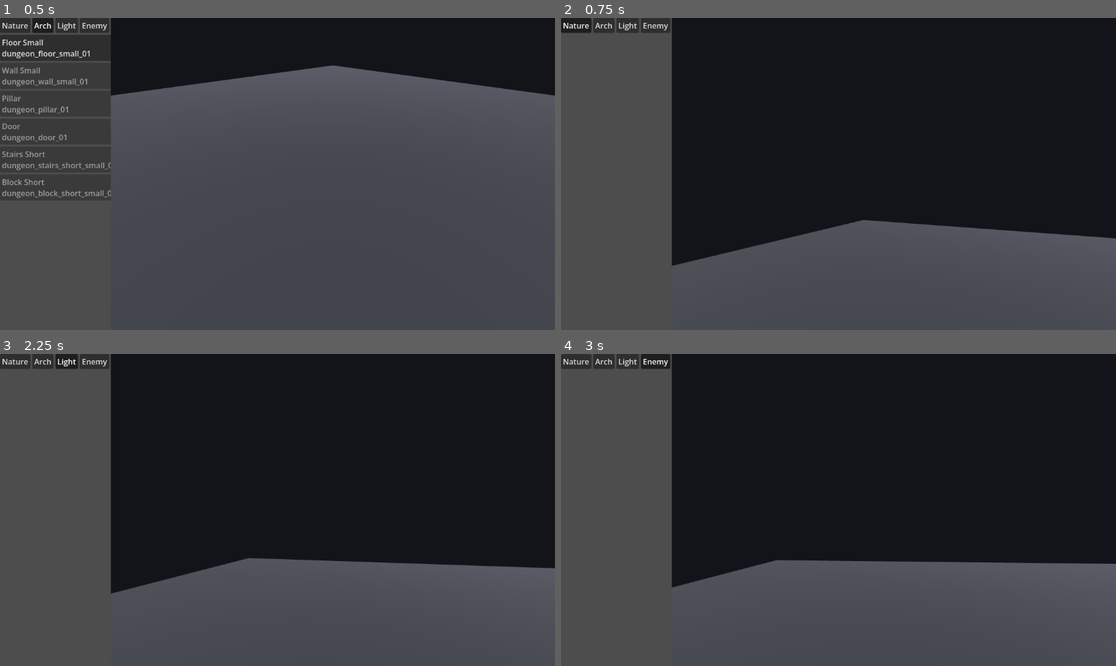
Above: before the commit, frames 1-4 (two rows, left to right).
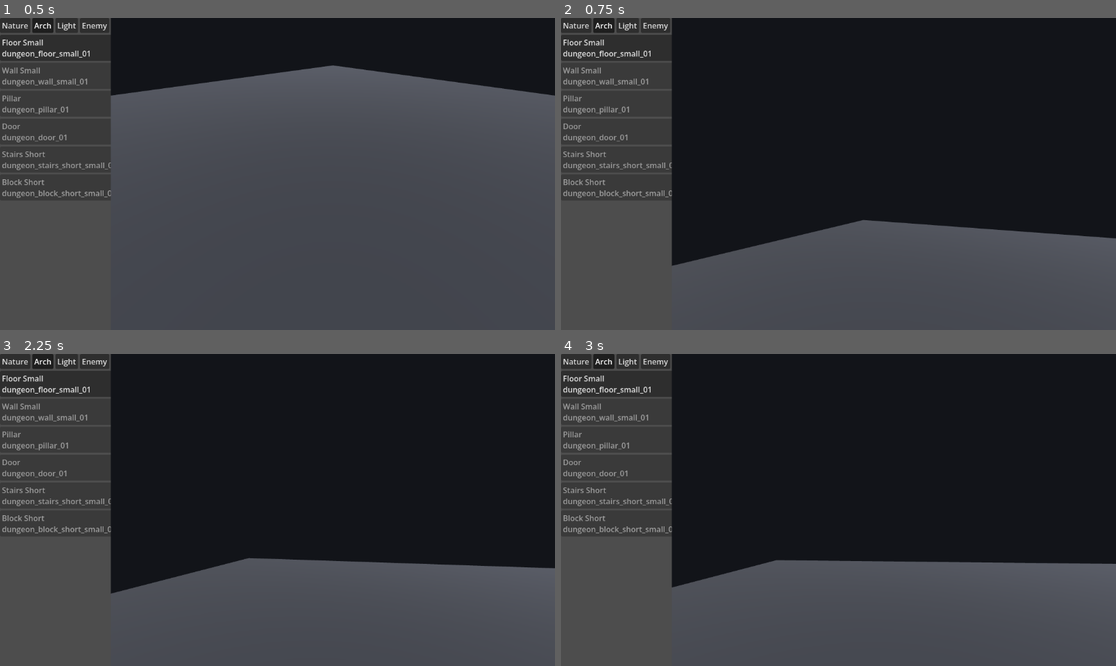
Above: after the commit, the same moments.

Repository: huhmiel-games/SoulMaker
Game: Godot game, scene res://scenes/main.tscn
The game is run twice, just before and just after one commit, with the same random seed, the same clock (stepped at 60 frames per second) and the same inputs.
Inputs (mouse positions are in pixels of both pictures, inside the frame that each line leads up to):
- Up to frame 1 (0.5 s): no input
- Up to frame 2 (0.75 s): click (577, 24) at 0.5 s, where only the run before the commit has a clickable "Nature"
- Up to frame 3 (2.25 s): click (44, 360) at 1.25 s, where only the run before the commit has a clickable "Arch"; click (66, 360) at 2 s, where only the run before the commit has a clickable "Light"
- Up to frame 4 (3 s): click (655, 360) at 2.75 s, where only the run before the commit has a clickable "Enemy"

Frame 1 is identical in both runs. In frame 2, 2.3% of the frame differs, in the area x 0-21%, y 1-58%; in frame 3, 2.3%; in frame 4, 2.3%.

Commit message:
editor parity: mouse selects nothing, A/E always places, click-pick removed
- catalog panel rows + tabs are display-only (MOUSE_FILTER_IGNORE);
  click wiring and asset_selected signal removed
- _place_or_select -> _place_current: A/E always places current_id,
  select-under-center branch gone
- viewport click-select removed (_unhandled_input branch, _pick_at_screen,
  _pick_placement_at_screen): no world_3d access remains, Jolt-time
  direct_space_state crash gone by construction
- monotonic _next_iid: instance ids never reused after delete; counter
  re-anchored past highest loaded suffix on load_map
- drop dead GROUND_LAYER/SELECT_MASK consts

Diff:
--- a/src/editors/catalog_panel.gd
+++ b/src/editors/catalog_panel.gd
@@ -1,13 +1,10 @@
 class_name CatalogPanel
 extends VBoxContainer
 
-## Editor catalog panel (P1 map editor): category tabs at the top, one button
-## per catalog entry in the selected category. The `asset_selected` signal
-## carries the catalog id. `current_id` tracks the focused entry so the gamepad
-## can cycle (D-pad up/down within tab, left/right across tabs) and place (A)
-## without a mouse.
-
-signal asset_selected(id: String)
+## Editor catalog panel (P1 map editor): category tabs at the top, one row
+## per catalog entry in the selected category. Rows are display-only
+## (MOUSE_FILTER_IGNORE) — selection is keyboard/gamepad only (arrows/D-pad),
+## placement is A/E. `current_id` tracks the focused entry.
 
 ## Attach points — must exist in the scene scaffold.
 @onready var tab_bar: HBoxContainer = get_node("TabBar")
@@ -75,7 +72,8 @@
 		button.custom_minimum_size = Vector2(0.0, 54.0)
 		button.alignment = HORIZONTAL_ALIGNMENT_LEFT
 		button.focus_mode = Control.FOCUS_NONE
-		button.pressed.connect(func() -> void: asset_selected.emit(id))
+		# Display-only row: the mouse never selects (keyboard/gamepad parity).
+		button.mouse_filter = Control.MOUSE_FILTER_IGNORE
 		_buttons[id] = button
 		_entry_data[id] = entry
 		entry_list.add_child(button)
@@ -108,8 +106,8 @@
 		btn.toggle_mode = true
 		btn.focus_mode = Control.FOCUS_NONE
 		btn.custom_minimum_size = Vector2(0.0, 28.0)
-		var cat_copy: String = cat
-		btn.pressed.connect(func() -> void: _select_tab(cat_copy))
+		# Display-only tab: the mouse never switches (keyboard/gamepad parity).
+		btn.mouse_filter = Control.MOUSE_FILTER_IGNORE
 		_tab_buttons[cat] = btn
 		tab_bar.add_child(btn)
 
--- a/src/editors/map_editor.gd
+++ b/src/editors/map_editor.gd
@@ -12,14 +12,14 @@
 const PLACEMENT_GROUP := "placement"
 const SELECTOR_GROUP := "placement_selector"
 const SELECTOR_LAYER := 2
-const GROUND_LAYER := 1
-const SELECT_MASK := GROUND_LAYER | SELECTOR_LAYER
 const MAPS_DIR := "user://maps"
 
 const MOVE_STEP := 0.25
 const MOVE_FINE := 0.05
 
 ## Attach points (must exist in the scene scaffold).
+## world_viewport is currently unused (no picking) — kept for the gizmo/move
+## rework which will need viewport queries again.
 @onready var world_viewport: SubViewport = get_node("ViewportContainer/WorldViewport")
 @onready var placement_root: Node3D = get_node("ViewportContainer/WorldViewport/Placements")
 @onready var editor_camera: OrbitCamera = get_node("ViewportContainer/WorldViewport/EditorCamera")
@@ -33,12 +33,16 @@
 var _selected: Node3D = null
 var _playtest_active := false
 var current_map_name := "corridor_01"
+## Monotonic placement counter — instance ids must stay unique even after
+## deletions, so they are never derived from _placements.size().
+var _next_iid: int = 0
 
 
 func _ready() -> void:
 	# The editor cursor is never shown: orbit is drag-free (motion always feeds
-	# the camera), but clicks must still reach the catalog/placement, so HIDDEN
-	# (invisible yet functional) rather than CAPTURED (locked to center).
+	# the camera) and the mouse selects nothing — panel browsing is arrows /
+	# D-pad only, placement is A/E. HIDDEN (invisible yet functional) rather
+	# than CAPTURED (locked to center).
 	Input.mouse_mode = Input.MOUSE_MODE_HIDDEN
 	var load_err := catalog.load()
 	if load_err != OK:
@@ -48,18 +52,10 @@
 	refill_catalog()
 	for issue in issues:
 		_set_status("catalog issue: %s" % issue)
-	_set_status("editor ready — click an asset to place it")
-
-	catalog_panel.asset_selected.connect(_on_asset_selected)
+	_set_status("editor ready — arrows browse the catalog, E places")
+
 	InputManager.action_pressed.connect(_on_input_action)
 	InputManager.set_profile(&"editor")
-
-
-func _unhandled_input(event: InputEvent) -> void:
-	if event is InputEventMouseButton:
-		var mb := event as InputEventMouseButton
-		if mb.button_index == MOUSE_BUTTON_LEFT and mb.pressed and not _playtest_active:
-			_pick_at_screen(world_viewport.get_mouse_position())
 
 
 func _process(_delta: float) -> void:
@@ -97,7 +93,8 @@
 	if packed == null:
 		_set_status("cannot load %s" % scene_path)
 		return
-	var iid := "inst_%04d" % _placements.size()
+	var iid := "inst_%04d" % _next_iid
+	_next_iid += 1
 	var placement := _instance_placement(packed, id, iid)
 	var spot := _spawn_point()
 	placement.position = spot
@@ -140,57 +137,18 @@
 
 
 ## ── selection ──────────────────────────────────────────────────────────
-
-func _pick_at_screen(screen_pos: Vector2) -> void:
-	var placement := _pick_placement_at_screen(screen_pos)
-	if placement != null:
-		_select(placement)
-		_refresh_debug()
-		return
-	var origin := editor_camera.project_ray_origin(screen_pos)
-	var dir := editor_camera.project_ray_normal(screen_pos)
-	var space := world_viewport.world_3d.direct_space_state
-	var query := PhysicsRayQueryParameters3D.create(origin, origin + dir * 1000.0, SELECT_MASK)
-	var hit := space.intersect_ray(query)
-	if not hit.is_empty():
-		var collider: Node = hit.get("collider")
-		if collider != null and collider.is_in_group("ground"):
-			_select(null)
-			_refresh_debug()
-			return
-	_set_status("miss (empty space)")
-
-
-## Gamepad (A) fallback: selects whichever placement the camera center hits,
-## otherwise places the current catalog entry at the spawn point.
-func _place_or_select() -> void:
-	var center := world_viewport.get_visible_rect().size * 0.5
-	var placement := _pick_placement_at_screen(center)
-	if placement != null:
-		_select(placement)
-		_refresh_debug()
-		return
+## NOTE: picking existing placements (mouse or center-crosshair) is removed
+## for keyboard/gamepad parity — the mouse selects nothing, A/E always
+## places. Selection of placed objects returns with the gizmo/move rework;
+## the Selector bodies are still created per placement for that future use.
+
+## A/E: always places the current catalog entry at the spawn point.
+func _place_current() -> void:
 	var id := catalog_panel.current_id
 	if id.is_empty():
 		_set_status("no catalog entry to place")
 		return
 	_on_asset_selected(id)
-
-
-func _pick_placement_at_screen(screen_pos: Vector2) -> Node3D:
-	var origin := editor_camera.project_ray_origin(screen_pos)
-	var dir := editor_camera.project_ray_normal(screen_pos)
-	var space := world_viewport.world_3d.direct_space_state
-	var query := PhysicsRayQueryParameters3D.create(origin, origin + dir * 1000.0, SELECT_MASK)
-	var hit := space.intersect_ray(query)
-	if hit.is_empty():
-		return null
-	var collider: Node = hit.get("collider")
-	if collider != null and collider.is_in_group(SELECTOR_GROUP):
-		var placement := collider.get_parent() as Node3D
-		if placement != null and placement.is_in_group(PLACEMENT_GROUP):
-			return placement
-	return null
 
 
 func _select(placement: Node3D) -> void:
@@ -249,6 +207,7 @@
 		child.queue_free()
 	_placements.clear()
 	_selected = null
+	_next_iid = 0
 	_update_selection_visual()
 
 
@@ -288,12 +247,29 @@
 	_clear_all()
 	for placement in MapIO.deserialize(data):
 		_instance_from_data(placement)
+	_sync_iid_counter()
 	if not issues.is_empty():
 		for issue in issues:
 			_set_status("LOAD ISSUE: %s" % issue)
 	map_loaded.emit(path)
 	current_map_name = name
 	_set_status("loaded %s — placed: %d %s" % [name, _placements.size(), "(issues above)" if not issues.is_empty() else ""])
+
+
+## Re-anchors the monotonic iid counter past the highest loaded suffix, so
+## placements created after a load never collide with loaded ids.
+## Only "inst_NNNN" ids participate; anything else is ignored.
+func _sync_iid_counter() -> void:
+	var top := -1
+	for p in _placements:
+		var iid: String = str(p.get("instance_id", ""))
+		if not iid.begins_with("inst_"):
+			continue
+		var tail: String = iid.trim_prefix("inst_")
+		if not tail.is_valid_int():
+			continue
+		top = maxi(top, int(tail))
+	_next_iid = top + 1
 
 
 func _instance_from_data(placement: Dictionary) -> void:
@@ -359,7 +335,7 @@
 				catalog_panel.prev_tab()
 		&"place_select":
 			if not _playtest_active:
-				_place_or_select()
+				_place_current()
 		&"deselect":
 			if not _playtest_active:
 				_select(null)
